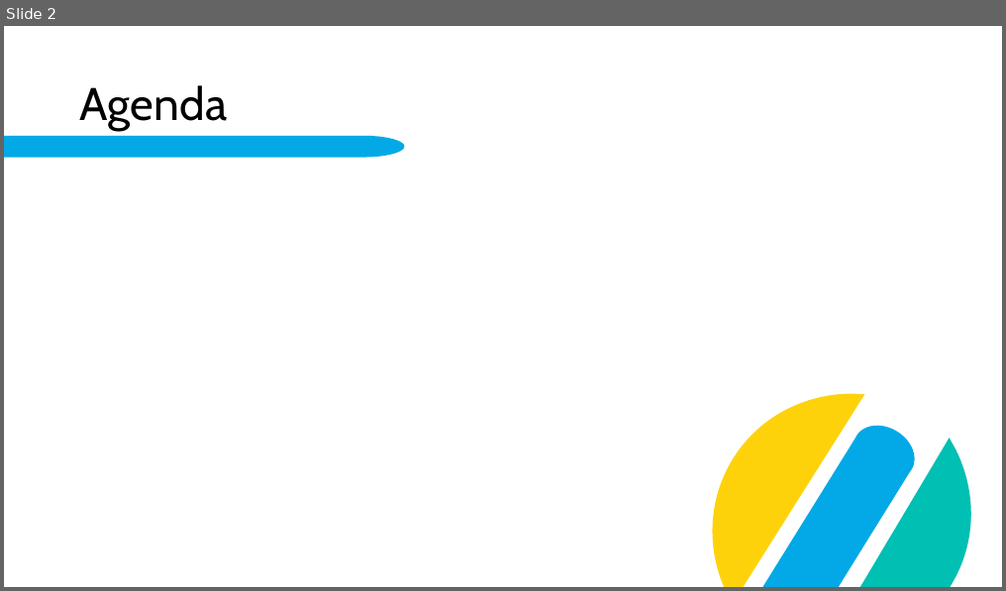
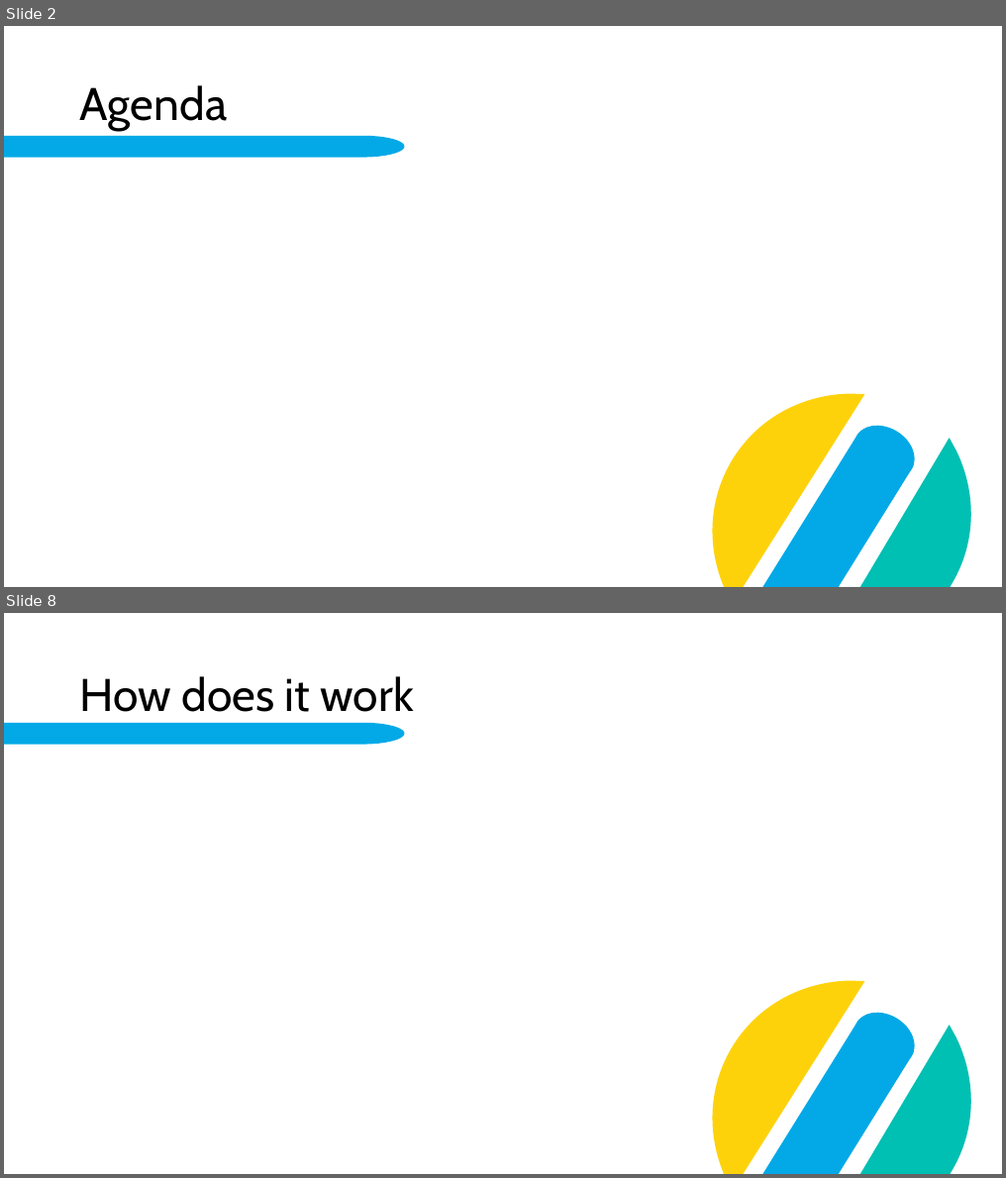
Before and after one commit to fabi2k03/dab_elasticsearch_paper, a slide deck: Elasticsearch.pptx. Shown one above the other, each under a label of ours: slide 2 before the commit, slides 2 and 8 after it; the slides between them are not shown. The pictures are 1006x591 and 1006x1178 pixels, drawn with LibreOffice and Linux fonts; fonts in the diff are those of the drawing; background and template pictures are left out. Boxes give left, top, right and bottom in pixels: in the first picture for what was removed or moved away, otherwise in the second. Text is boxed around its words. In the diff, an @@ line names an element or a change of style, - is before the commit and + after.

```diff
--- a/Elasticsearch.pptx
+++ b/Elasticsearch.pptx
@@ slide 8 added at bbox=[4, 613, 1002, 1174], background #FFFFFF; not listed: 5 template elements that a slide beside it also shows @@
@@ title added at bbox=[80, 676, 414, 712], 44 pt, text #000000 @@
+How does it work
```
Also in this commit, not shown: 1 slide changed, 9 other slides added, 3 other files.
